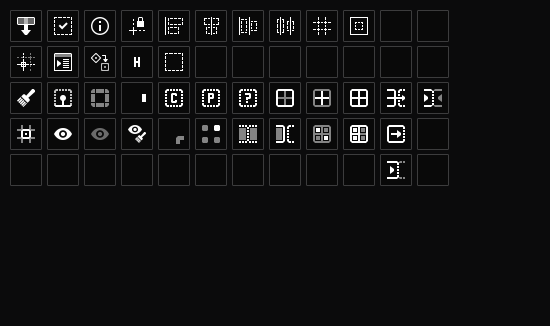
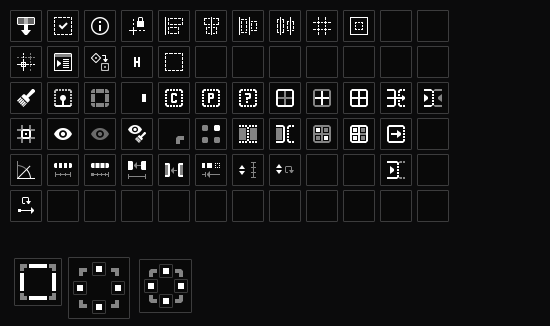
Revision of a layered 550 x 326 image; what changed, layer by layer:
showed group "edgemaskpopup" (49 layers) over [15, 258, 191, 319]
added group "proplinetool" with 32 layers above "bg" over [17, 161, 294, 214]
added group "snap_angle" with 4 layers in group "proplinetool" over [17, 161, 35, 179]
added layer "Rectangle 13" (29th of 29, in "proplinetool" › "snap_angle") in group "snap_angle" over [17, 165, 35, 179]
added group "spacing_fixed" with 2 layers in group "proplinetool" over [54, 163, 72, 177]
added layer "obj" (1st of 8, in "proplinetool" › "spacing_fixed") in group "spacing_fixed" over [54, 163, 72, 168]
added group "spacing_fill" with 3 layers in group "proplinetool" over [91, 163, 109, 177]
added group "auto_facing" with 3 layers in group "proplinetool" over [128, 161, 146, 179]
added layer "obj" (3rd of 8, in "proplinetool" › "auto_facing") in group "auto_facing" over [128, 161, 146, 170]
added group "auto_facing2" with 3 layers in group "proplinetool" over [165, 163, 183, 177]
added layer "obj" (4th of 8, in "proplinetool" › "auto_facing2") in group "auto_facing2" over [165, 163, 183, 177]
added layer "obj-bg" (2nd of 2, in "proplinetool" › "auto_facing2") (50%) in group "auto_facing2" over [165, 165, 183, 175]
added group "auto_facing3" with 2 layers in group "proplinetool" over [202, 163, 220, 178]
added layer "line" (6th of 9, in "proplinetool" › "auto_facing3") (50%) in group "auto_facing3" over [202, 171, 220, 178]
added group "scroll_mode_spacing" with 2 layers in group "proplinetool" over [239, 162, 256, 178]
added group "scroll_mode_rotation" with 2 layers in group "proplinetool" over [276, 164, 294, 174]
added group "rotation_auto" with 2 layers in group "proplinetool" over [18, 197, 34, 214]
added layer "obj" (8th of 8, in "proplinetool" › "rotation_auto") in group "rotation_auto" over [18, 207, 34, 214]
painted on "bg" (18th of 18) over [11, 191, 448, 221]
…and 16 more changes (16 added)
